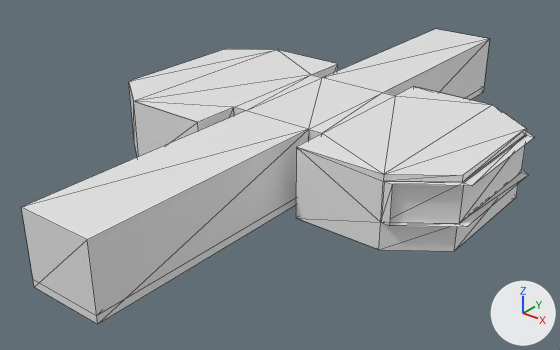
Renders of the Blender file AssetsRaw/Models/Office Room.blend from each side of a commit.
Both versions are drawn from a camera (50 mm lens) standing at (20.8, -23.4, 13.5) and looking at (3.2, -1.5, 0.0). Every picture has the same lights, and +X, +Y and +Z are marked at lower right. Mesh edges are drawn as thin lines. Materials are left out; every surface is plain grey.

Names of what the first picture shows: 'Ceiling', 'Walls', 'Window'.
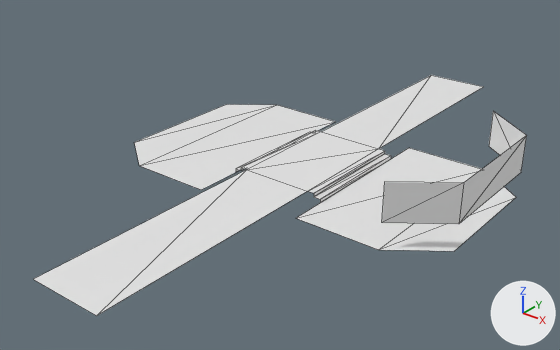
Where the change shows, as pixel boxes (x1, y1, x2, y2) in the pictures (560 x 350 px):
'Ceiling', hidden: before (22, 29, 526, 240)
'Walls', hidden: before (21, 40, 534, 324)
'Room Floors', reshaped (not visible before): after (134, 104, 516, 251)
part 1 of me_plane, cut back: after (140, 105, 481, 250)
'Corridor Floor', unchanged, uncovered by the edit: after (34, 75, 483, 316)
'Stairs', unchanged, uncovered by the edit: after (236, 130, 391, 203)

What changed in the scene script:
```text
Change me_plane:
    used by ob_room_floors; location = (0.0, 0.0, 0.0)
    remove me_plane.from_pydata(...)  # 16 vertices, 12 faces; spans x -3.8..11.5, y -4.5..4.5, z 0.0
    add me_plane.from_pydata(...)  # 12 vertices, 8 faces; spans x -3.8..11.5, y -4.5..4.5, z 0.0
    me_plane part 1
    4 vertices are removed from x 1.8..6.0, y -2.5..2.5, z 0.0
    8 faces are deleted
    4 new faces join them
Change ob_walls:
    add ob_walls.hide_set(True)
Change ob_ceiling:
    add ob_ceiling.hide_set(True)
```
